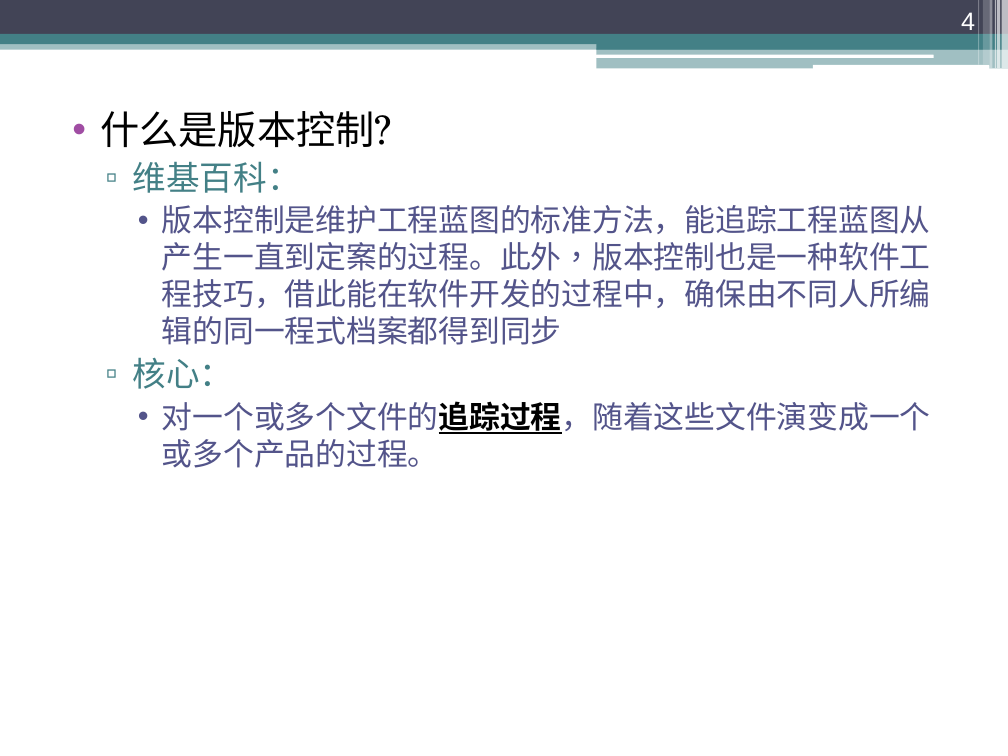
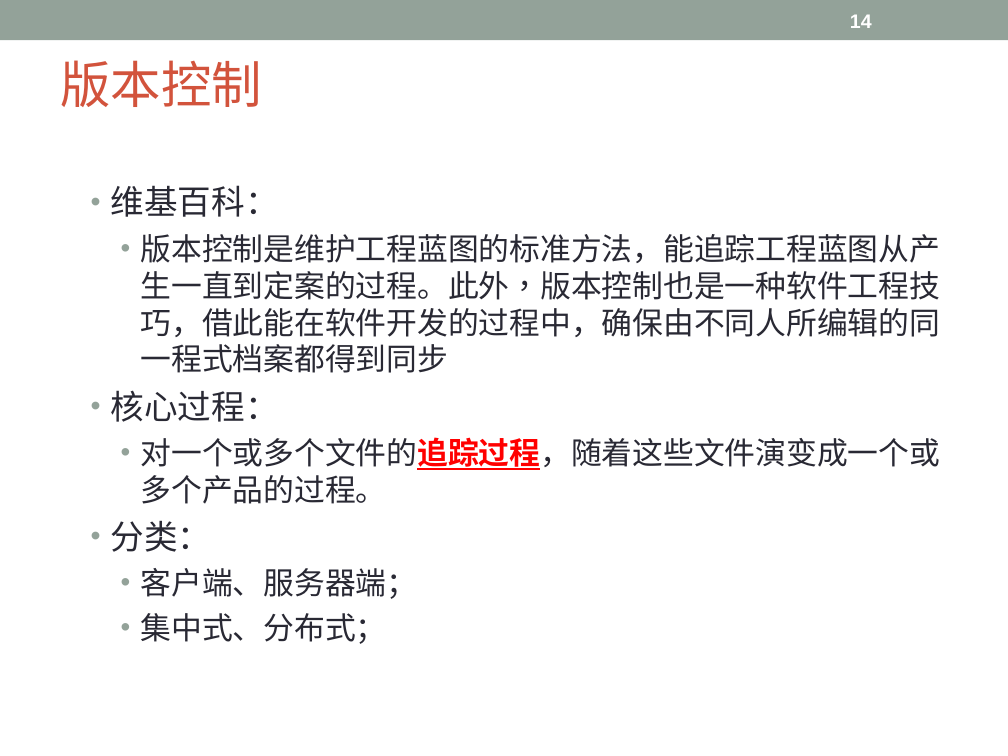
Before and after one commit to Lyon-NEU/Git, a slide deck: slide 14 of git.ppt (slide 4 before the commit). Drawn at 1008x756 pixels with LibreOffice and Linux fonts; fonts in the diff are those of the drawing. Boxes give left, top, right and bottom in pixels: in the first picture for what was removed or moved away, otherwise in the second. Text is boxed around its words. In the diff, an @@ line names an element or a change of style, - is before the commit and + after.

```diff
--- a/git.ppt
+++ b/git.ppt
@@ rectangle resized from (x1=0, y1=0, x2=1008, y2=34) to (x1=0, y1=0, x2=1008, y2=40) @@
@@ rectangle at (x1=0, y1=0, x2=1008, y2=40): fill #424456 to #93A299 @@
@@ page number added at (x1=850, y1=14, x2=872, y2=28), 14 pt, text #FFFFFF, bold @@
+14
@@ page number removed at (x1=961, y1=12, x2=975, y2=36) @@
-4
@@ rectangle removed at (x1=978, y1=0, x2=979, y2=65) @@
@@ rectangle removed at (x1=983, y1=0, x2=989, y2=65) @@
@@ rectangle removed at (x1=990, y1=0, x2=993, y2=69) @@
@@ rectangle removed at (x1=995, y1=0, x2=996, y2=69) @@
@@ rectangle removed at (x1=997, y1=0, x2=1000, y2=69) @@
@@ rectangle removed at (x1=1002, y1=0, x2=1008, y2=69) @@
@@ rectangle removed at (x1=0, y1=40, x2=1008, y2=49) @@
@@ rectangle removed at (x1=0, y1=34, x2=1008, y2=44) @@
@@ rounded rectangle removed at (x1=596, y1=54, x2=933, y2=57) @@
@@ rectangle removed at (x1=597, y1=39, x2=1008, y2=49) @@
@@ rectangle removed at (x1=597, y1=48, x2=1008, y2=69) @@
@@ title added at (x1=60, y1=60, x2=262, y2=107), 36 pt, text #D2533C @@
+版本控制
@@ rounded rectangle removed at (x1=812, y1=65, x2=989, y2=69) @@
@@ text at (x1=101, y1=111, x2=392, y2=147): paragraph removed @@
-• 什么是版本控制?
@@ text "维基百科：" moved from (x1=101, y1=111, x2=931, y2=468) to (x1=111, y1=185, x2=940, y2=644) @@
@@ text at (x1=111, y1=185, x2=940, y2=504): font TeX Gyre Schola to Noto Sans CJK SC in "维基百科：", "版本控制是维护工程蓝图的标准方法，能追踪工程蓝图从产生一直到定案的过程。此外，版本控制也是一种软件工程技巧，借此能在软件 ...", "对一个或多个文件的追踪过程，随着这些文件演变成一个或多个产品的过程。"; text colour #438086 to #292934 in "维基百科："; text colour #53548A to #292934 in "版本控制是维护工程蓝图的标准方法，能追踪工程蓝图从产生一直到定案的过程。此外，版本控制也是一种软件工程技巧，借此能在软件 ...", "对一个或多个文件的追踪过程，随着这些文件演变成一个或多个产品的过程。"; text colour #000000 to #FF0000 in "对一个或多个文件的追踪过程，随着这些文件演变成一个或多个产品的过程。"; bullet ▫ to •; more space between paragraphs; bullet colour #438086 to #93A299; indent changed; bullet colour #53548A to #93A299 @@
@@ text at (x1=111, y1=390, x2=279, y2=422): text changed; font TeX Gyre Schola to Noto Sans CJK SC; text colour #438086 to #292934 @@
-  ▫ 核心：
+  • 核心过程：
@@ text at (x1=111, y1=520, x2=418, y2=644): paragraphs added @@
+  • 分类：
+    • 客户端、服务器端；
+    • 集中式、分布式；
```
Also in this commit, not shown: 21 other slides changed, 11 slides added, 6 slides removed.
